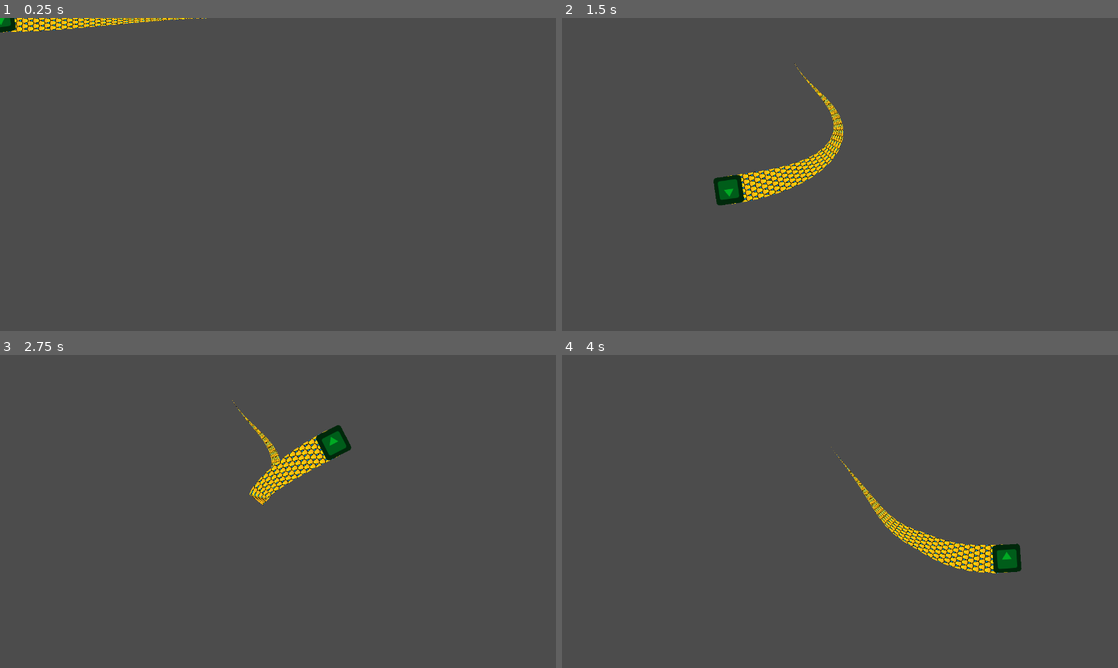
Above: before the commit, frames 1-4 (two rows, left to right).
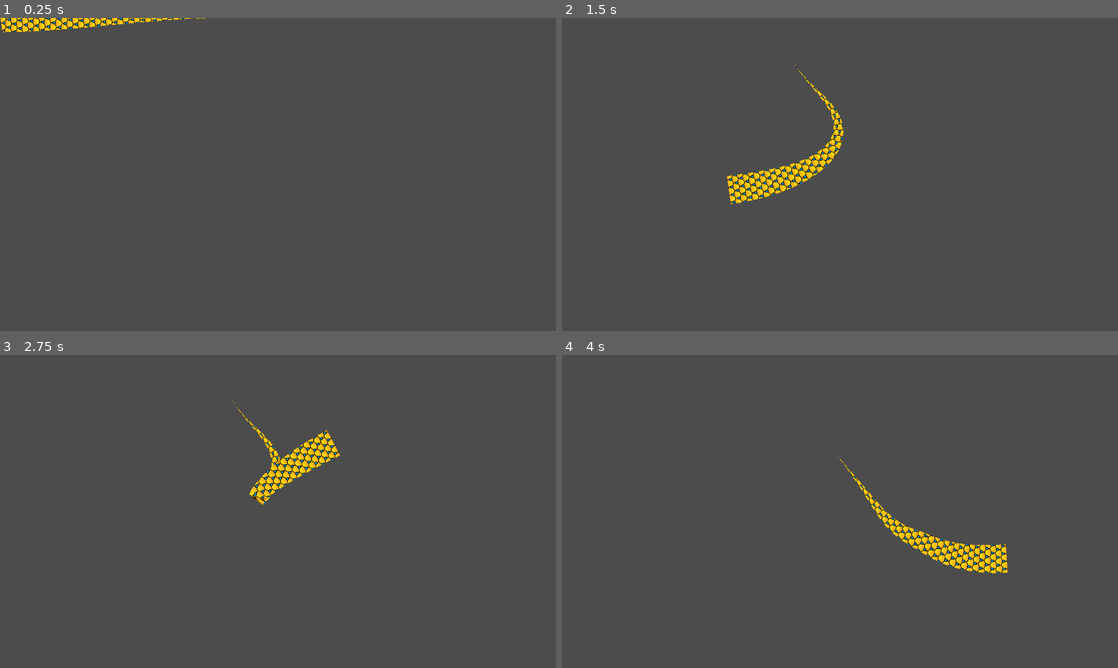
Above: after the commit, the same moments.

Repository: Bumfuzzle91/snake-game
Game: Godot game, scene res://snake/snake.tscn
The game is run twice, just before and just after one commit, with the same random seed, the same clock (stepped at 60 frames per second) and the same inputs. The engine's default icon, where the game draws it, is replaced by a stand-in: a white triangle on a blue panel in a dark square.
Inputs (mouse positions are in pixels of both pictures, inside the frame that each line leads up to):
- Up to frame 1 (0.25 s): no input
- Up to frame 2 (1.5 s): tap Enter at 0.5 s; move the mouse to (962, 158) at 0.52 s; tap Space at 1.25 s; move the mouse to (728, 190) at 1.27 s
- Up to frame 3 (2.75 s): tap Enter at 2 s; move the mouse to (333, 442) at 2.02 s
- Up to frame 4 (4 s): tap Space at 2.75 s; move the mouse to (812, 574) at 2.77 s; tap Enter at 3.5 s; move the mouse to (1006, 558) at 3.52 s

The runs differ from the first frame. In frame 1, 0.6% of the frame differs, in the area x 0-38%, y 0-5%; in frame 2, 1.4%; in frame 3, 1.2%; in frame 4, 1.4%, in the area x 48-83%, y 29-70%.

Commit message:
Added the ability in the shader to scale the UV's with the snakes length. A slider in the shader parameters determines how much scaling is done. All of this creates the effect of the scales seeming to stay at a constant size (when slider is 1) or shrinking to fit the snakes current width along the body length.
Currently all of this scaling is uniform - meaning the curve for
distortion must be a straight line. Effectively, this code means that
scale size can be modified to fit the curve of the snakes body thinning as
it nears the tail, but any weird distortion will appear flat.

Diff:
--- a/src/snake/shading/snake_body.shader
+++ b/src/snake/shading/snake_body.shader
@@ -1,14 +1,23 @@
 shader_type canvas_item;
 
 uniform int width;
+uniform float scale_with_length : hint_range(0,1) = 1;
 uniform vec2 uv_scale = vec2(1,1);
 uniform vec2 uv_translate = vec2(0,0);
 
 varying vec2 st;
 
 void vertex(){
+
+	//scale the uvs along the bodys length by a factor of scale_with_length
+	//at 0, no scaling is done - scale size appears to shrink as body gets thinner
+	//at UV's are stretched to counteract the distortion - scales appear uniform size throughout
+	vec2 us = uv_scale;
+	float offset = us.x;
+	us.x -= offset * (1. - UV.y) * scale_with_length;
+
 	//scale and offset the uvs
-	st = UV * uv_scale + uv_translate;
+	st = UV * us + uv_translate;
 }
 
 void fragment(){
@@ -16,8 +25,12 @@
 	vec2 tex_size = vec2(int_tex_size);
 
 	//divide the uvs in x by the ratio of the scale texture size to snake width
+	//basically makes the texture "fit" to the body
 	vec2 uv2 = st;
 	uv2.x /= tex_size.x / float(width);
+
+	//visualize UV's for debugging
+	//vec4 uv2_tex = vec4(uv2, 0, 1);
 
 	vec4 tex = texture(TEXTURE, uv2);
 	COLOR = tex;
--- a/src/snake/shading/snake_body_material.tres
+++ b/src/snake/shading/snake_body_material.tres
@@ -5,5 +5,6 @@
 [resource]
 shader = ExtResource( 1 )
 shader_param/width = 64
-shader_param/uv_scale = Vector2( 4, 2 )
+shader_param/scale_with_length = 1.0
+shader_param/uv_scale = Vector2( 3, 2 )
 shader_param/uv_translate = Vector2( 0, 0 )
--- a/src/snake/snake.tscn
+++ b/src/snake/snake.tscn
@@ -47,6 +47,7 @@
 path = NodePath("../Path2D")
 
 [node name="Head" type="Sprite" parent="Body"]
+visible = false
 self_modulate = Color( 0.00392157, 0.666667, 0.141176, 1 )
 texture = ExtResource( 1 )
 script = ExtResource( 7 )
